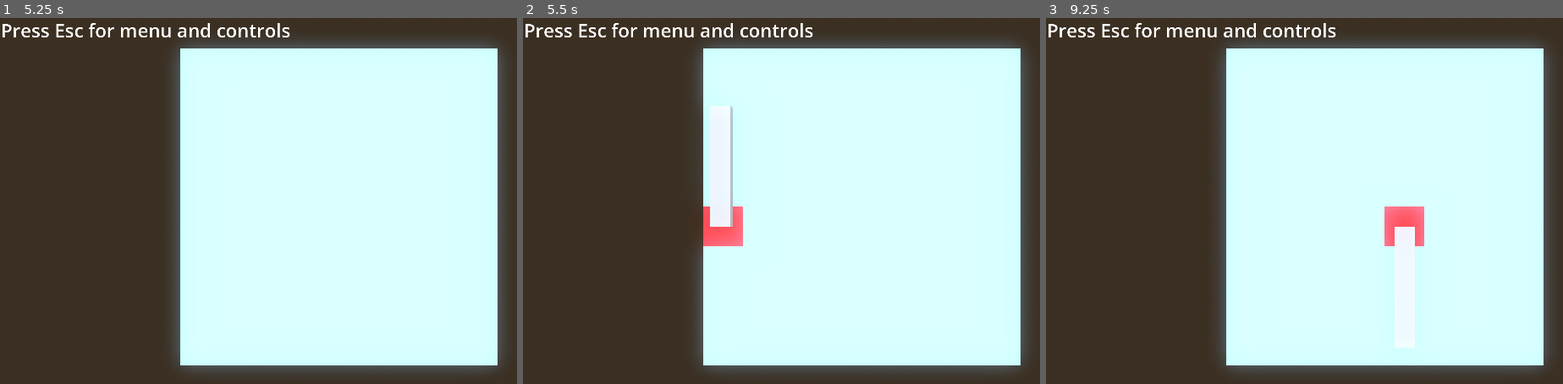
Above: before the commit, frames 1-3 (left to right).
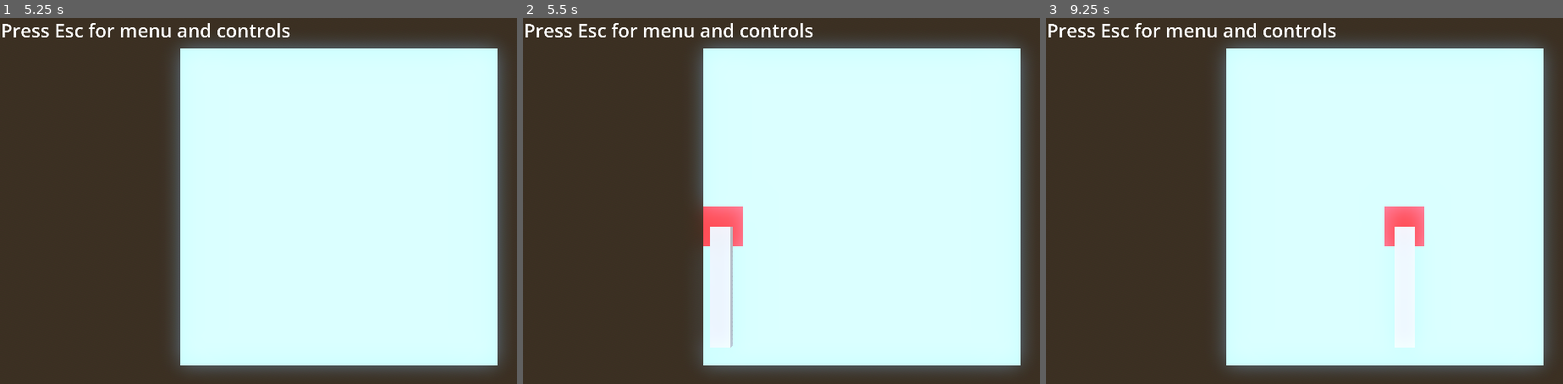
Above: after the commit, the same moments.

Repository: Qwenty228/netcentric
Game: Godot game, scene res://base_level.tscn
Two runs of this game, one before a commit and one after it. Both use one fixed random seed, a clock stepped at 60 frames per second and the inputs below.
Inputs (mouse positions are in pixels of both pictures, inside the frame that each line leads up to):
- Up to frame 1 (5.25 s): tap Enter at 0.5, 2, 3.5 s; move the mouse to (305, 281) at 0.52 s; tap 1 (boat1) at 0.6, 3.8, 4.35 s; tap 4 (boat4) at 0.8, 1.35, 4.55, 5.1 s; tap Space at 1.25, 2.75, 4.25 s; move the mouse to (outside the picture) at 1.27 s; tap B (build) at 1.55, 2.1 s; move the mouse to (134, 149) at 2.02 s; click (134, 149) at 2.3 s; move the mouse to (372, 208) at 2.77 s; click (372, 208) at 2.85 s; tap R (rotate) at 3.05, 3.6 s; move the mouse to (237, 113) at 3.52 s; move the mouse to (485, 186) at 4.27 s; move the mouse to (201, 226) at 5.02 s
- Up to frame 2 (5.5 s): tap B (build) at 5.3 s
- Up to frame 3 (9.25 s): move the mouse to (1454, 124) at 5.77 s; tap B (build) at 5.85, 9.05 s; click (1454, 124) at 6.05 s; move the mouse to (1351, 281) at 6.52 s; click (1351, 281) at 6.6 s; tap R (rotate) at 6.8, 7.35 s; move the mouse to (outside the picture) at 7.27 s; tap 1 (boat1) at 7.55, 8.1 s; move the mouse to (1180, 149) at 8.02 s; tap 4 (boat4) at 8.3, 8.85 s; move the mouse to (1418, 208) at 8.77 s

Frame 1 is identical in both runs. In frame 2, 1.1% of the frame differs, in the area x 34-41%, y 24-91%; in frame 3, nothing differs.

Commit message:
Fixed bug with boat not changing appearance after rotation/type change

Diff:
--- a/RayPickerCamera/ray_picker_camera.gd
+++ b/RayPickerCamera/ray_picker_camera.gd
@@ -63,5 +63,13 @@
 					previous_cell = cell
 					previous_boat = boat_manager.build_boat(tile_position)
 
+				#boat rotation
+				if Input.is_action_just_pressed("rotate"):
+					previous_boat = boat_manager.rotate_boat(tile_position)
+
+				#boat type
+				if Input.is_action_just_pressed("boat1") || Input.is_action_just_pressed("boat4"):
+					boat_manager.delete_boat(tile_position)
+					previous_boat = boat_manager.build_boat(tile_position)
 	else:
 		Input.set_default_cursor_shape(Input.CURSOR_ARROW)
--- a/boat_manager.gd
+++ b/boat_manager.gd
@@ -8,6 +8,7 @@
 		current_boat_type = boat_type
 
 var rotation_angle:float = 0.0
+var current_boat: Node3D
 
 func _process(delta:float) -> void:
 	if Input.is_action_just_pressed("boat1"):
@@ -16,20 +17,23 @@
 	if Input.is_action_just_pressed("boat4"):
 		current_boat_type = boat_4
 
-	if Input.is_action_just_pressed("rotate"):
-		rotation_angle -= PI/2
-
 func build_boat(boat_position: Vector3) -> Node3D:
 	if current_boat_type != null:
 		var new_boat = current_boat_type.instantiate()
 		add_child(new_boat)
 		new_boat.global_position = boat_position
-
 		new_boat.global_rotation.y = rotation_angle
+		current_boat = new_boat
 		return new_boat
 	return null
 
-func delete_boat(boat_position: Vector3):
+func delete_boat(boat_position: Vector3) -> void:
 	for child in get_children():
 		if child.global_position == boat_position:
 			child.queue_free()
+
+func rotate_boat(boat_position: Vector3) -> Node3D:
+	rotation_angle -= PI/2
+	var current_boat_position = current_boat.global_position
+	current_boat.queue_free()
+	return build_boat(current_boat_position)
